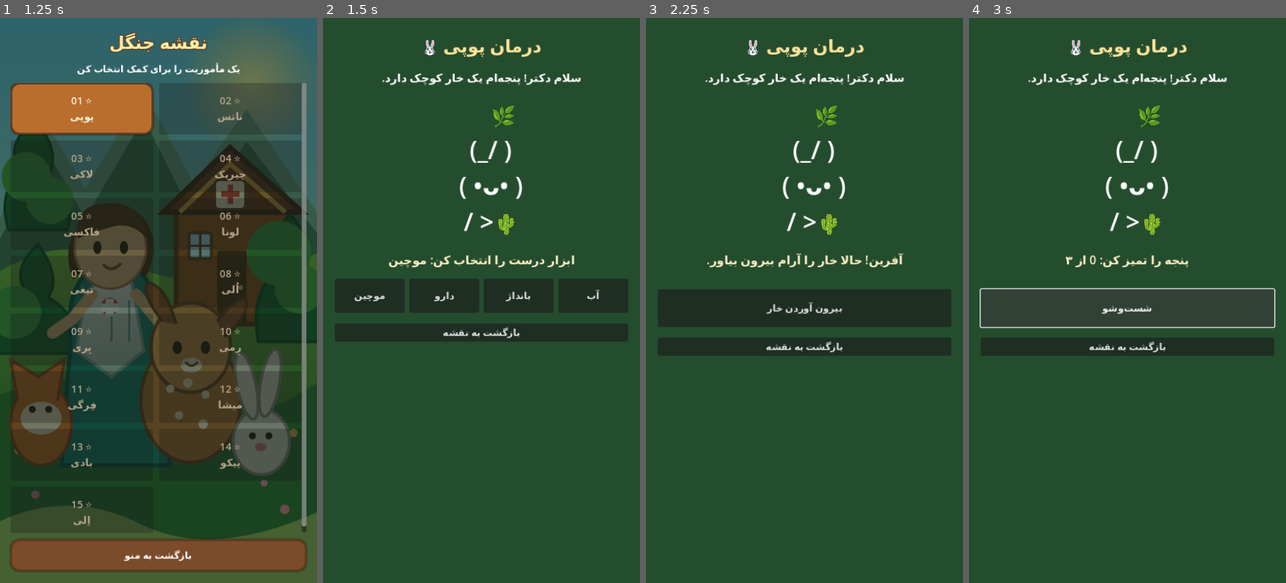
Above: before the commit, frames 1-4 (left to right).
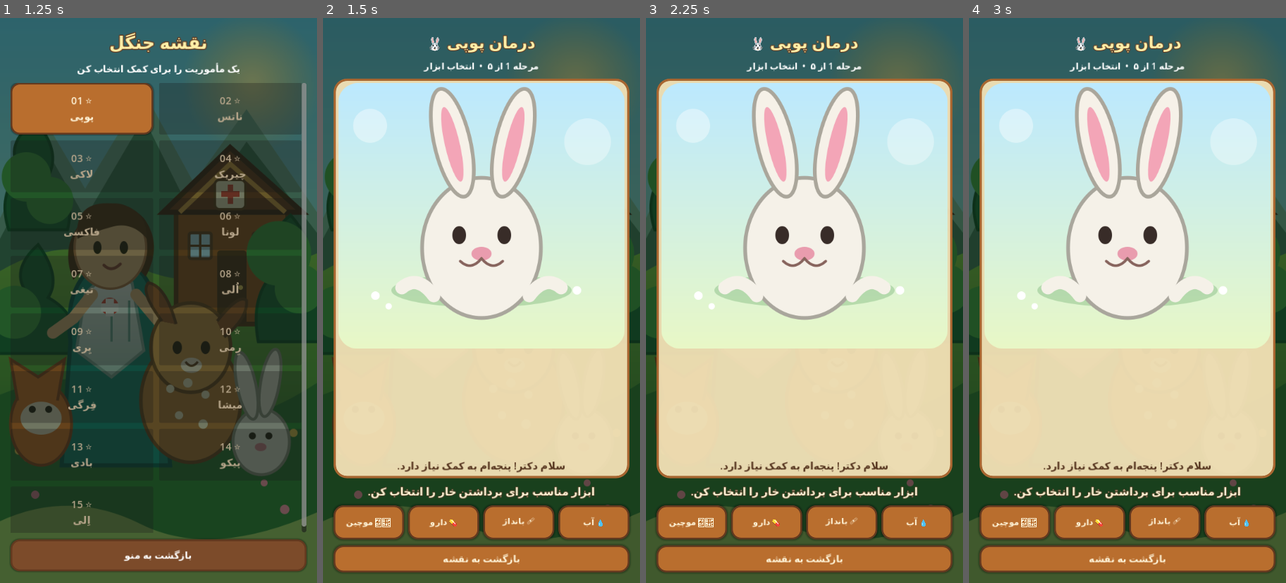
Above: after the commit, the same moments.

Repository: Javadmk1/Forest-Emergency-Vet
Game: Godot game, scene res://scenes/main_menu.tscn
The game is run twice, just before and just after one commit, with the same random seed, the same clock (stepped at 60 frames per second) and the same inputs.
Inputs (mouse positions are in pixels of both pictures, inside the frame that each line leads up to):
- Up to frame 1 (1.25 s): click "شروع بازی" at 0.5 s
- Up to frame 2 (1.5 s): click "⭐ 01 پوپی" at 1.25 s
- Up to frame 3 (2.25 s): click (693, 294) at 2 s, where only the run before the commit has a clickable "موچین"
- Up to frame 4 (3 s): click (1127, 306) at 2.75 s, where only the run before the commit has a clickable "بیرون آوردن خار"

Frame 1 is identical in both runs. In frame 2, 91% of the frame differs, in the area x 0-100%, y 0-100%; in frame 3, 91%; in frame 4, 91%.

Commit message:
Replace emoji treatment placeholder with illustrated rabbit care screen

Diff:
--- a/scripts/treatment.gd
+++ b/scripts/treatment.gd
@@ -6,109 +6,174 @@
 var message_label: Label
 var action_button: Button
 var tool_row: HBoxContainer
+var progress_label: Label
+
+func _wood_style(color := "#b96e2e") -> StyleBoxFlat:
+    var s := StyleBoxFlat.new()
+    s.bg_color = Color(color)
+    s.border_color = Color("#63391f")
+    s.set_border_width_all(3)
+    s.set_corner_radius_all(16)
+    s.shadow_color = Color(0, 0, 0, 0.3)
+    s.shadow_size = 4
+    s.content_margin_left = 10
+    s.content_margin_right = 10
+    s.content_margin_top = 7
+    s.content_margin_bottom = 7
+    return s
+
+func _style_button(b: Button, size := 18) -> void:
+    b.add_theme_stylebox_override("normal", _wood_style())
+    b.add_theme_stylebox_override("hover", _wood_style("#d58a3e"))
+    b.add_theme_stylebox_override("pressed", _wood_style("#874a25"))
+    b.add_theme_color_override("font_color", Color("#fff4d8"))
+    b.add_theme_font_size_override("font_size", size)
 
 func _ready() -> void:
     _build_ui()
     _show_step()
 
 func _build_ui() -> void:
-    var bg := ColorRect.new()
-    bg.color = Color("#244d2e")
-    bg.set_anchors_and_offsets_preset(Control.PRESET_FULL_RECT)
-    add_child(bg)
+    var art := TextureRect.new()
+    art.texture = load("res://assets/forest_menu_bg.svg")
+    art.expand_mode = TextureRect.EXPAND_IGNORE_SIZE
+    art.stretch_mode = TextureRect.STRETCH_KEEP_ASPECT_COVERED
+    art.set_anchors_and_offsets_preset(Control.PRESET_FULL_RECT)
+    add_child(art)
+
+    var shade := ColorRect.new()
+    shade.color = Color(0.03, 0.1, 0.04, 0.62)
+    shade.set_anchors_and_offsets_preset(Control.PRESET_FULL_RECT)
+    add_child(shade)
 
     var margin := MarginContainer.new()
     margin.set_anchors_and_offsets_preset(Control.PRESET_FULL_RECT)
-    margin.add_theme_constant_override("margin_left", 20)
-    margin.add_theme_constant_override("margin_right", 20)
-    margin.add_theme_constant_override("margin_top", 26)
-    margin.add_theme_constant_override("margin_bottom", 26)
+    margin.add_theme_constant_override("margin_left", 18)
+    margin.add_theme_constant_override("margin_right", 18)
+    margin.add_theme_constant_override("margin_top", 22)
+    margin.add_theme_constant_override("margin_bottom", 18)
     add_child(margin)
 
     var layout := VBoxContainer.new()
-    layout.add_theme_constant_override("separation", 18)
+    layout.add_theme_constant_override("separation", 10)
     margin.add_child(layout)
 
     var title := Label.new()
     title.text = "درمان پوپی 🐰" if LanguageManager.is_persian() else "Poppy's Treatment 🐰"
     title.horizontal_alignment = HORIZONTAL_ALIGNMENT_CENTER
-    title.add_theme_font_size_override("font_size", 30)
-    title.add_theme_color_override("font_color", Color("#ffe39a"))
+    title.add_theme_font_size_override("font_size", 27)
+    title.add_theme_color_override("font_color", Color("#fff0a8"))
+    title.add_theme_color_override("font_outline_color", Color("#60371d"))
+    title.add_theme_constant_override("outline_size", 5)
     layout.add_child(title)
 
+    progress_label = Label.new()
+    progress_label.horizontal_alignment = HORIZONTAL_ALIGNMENT_CENTER
+    progress_label.add_theme_font_size_override("font_size", 15)
+    progress_label.add_theme_color_override("font_color", Color.WHITE)
+    layout.add_child(progress_label)
+
+    var animal_panel := PanelContainer.new()
+    var panel_style := StyleBoxFlat.new()
+    panel_style.bg_color = Color(0.96, 0.89, 0.72, 0.94)
+    panel_style.border_color = Color("#a76631")
+    panel_style.set_border_width_all(4)
+    panel_style.set_corner_radius_all(22)
+    panel_style.content_margin_left = 8
+    panel_style.content_margin_right = 8
+    panel_style.content_margin_top = 8
+    panel_style.content_margin_bottom = 8
+    animal_panel.add_theme_stylebox_override("panel", panel_style)
+    animal_panel.size_flags_vertical = Control.SIZE_EXPAND_FILL
+    layout.add_child(animal_panel)
+
+    var animal_column := VBoxContainer.new()
+    animal_column.add_theme_constant_override("separation", 4)
+    animal_panel.add_child(animal_column)
+
+    var rabbit := TextureRect.new()
+    rabbit.texture = load("res://assets/rabbit_patient.svg")
+    rabbit.expand_mode = TextureRect.EXPAND_IGNORE_SIZE
+    rabbit.stretch_mode = TextureRect.STRETCH_KEEP_ASPECT
+    rabbit.custom_minimum_size = Vector2(0, 250)
+    rabbit.size_flags_vertical = Control.SIZE_EXPAND_FILL
+    animal_column.add_child(rabbit)
+
     var animal := Label.new()
-    animal.text = "سلام دکتر! پنجه‌ام یک خار کوچک دارد." if LanguageManager.is_persian() else "Hello, doctor! I have a tiny thorn in my paw."
+    animal.text = "سلام دکتر! پنجه‌ام به کمک نیاز دارد." if LanguageManager.is_persian() else "Hello, doctor! My paw needs your help."
     animal.horizontal_alignment = HORIZONTAL_ALIGNMENT_CENTER
     animal.autowrap_mode = TextServer.AUTOWRAP_WORD_SMART
-    animal.add_theme_font_size_override("font_size", 19)
-    animal.add_theme_color_override("font_color", Color.WHITE)
-    layout.add_child(animal)
-
-    var illustration := Label.new()
-    illustration.text = "       🌿\n   (_/ )\n   ( •ᴗ• )\n   / >🌵"
-    illustration.horizontal_alignment = HORIZONTAL_ALIGNMENT_CENTER
-    illustration.add_theme_font_size_override("font_size", 42)
-    illustration.custom_minimum_size.y = 220
-    layout.add_child(illustration)
+    animal.add_theme_font_size_override("font_size", 17)
+    animal.add_theme_color_override("font_color", Color("#56351f"))
+    animal_column.add_child(animal)
 
     message_label = Label.new()
     message_label.horizontal_alignment = HORIZONTAL_ALIGNMENT_CENTER
     message_label.autowrap_mode = TextServer.AUTOWRAP_WORD_SMART
-    message_label.add_theme_font_size_override("font_size", 20)
-    message_label.add_theme_color_override("font_color", Color("#fff1c9"))
+    message_label.add_theme_font_size_override("font_size", 18)
+    message_label.add_theme_color_override("font_color", Color("#fff5d6"))
+    message_label.add_theme_color_override("font_outline_color", Color("#53321d"))
+    message_label.add_theme_constant_override("outline_size", 3)
     layout.add_child(message_label)
 
     tool_row = HBoxContainer.new()
-    tool_row.add_theme_constant_override("separation", 8)
+    tool_row.add_theme_constant_override("separation", 7)
     layout.add_child(tool_row)
 
     action_button = Button.new()
-    action_button.custom_minimum_size.y = 64
+    action_button.custom_minimum_size.y = 58
+    _style_button(action_button, 19)
     action_button.pressed.connect(_advance_step)
     layout.add_child(action_button)
 
     var back := Button.new()
-    back.text = "بازگشت به نقشه" if LanguageManager.is_persian() else "Back to map"
+    back.text = "بازگشت به نقشه" if LanguageManager.is_persian() else "Back to Map"
+    back.custom_minimum_size.y = 46
+    _style_button(back, 16)
     back.pressed.connect(func(): get_tree().change_scene_to_file("res://scenes/level_select.tscn"))
     layout.add_child(back)
 
 func _show_step() -> void:
     for child in tool_row.get_children():
         child.queue_free()
+    var fa := LanguageManager.is_persian()
+    var labels := ["انتخاب ابزار", "برداشتن خار", "شست‌وشو", "پانسمان", "پایان درمان"] if fa else ["Choose Tool", "Remove Thorn", "Clean Paw", "Bandage", "Treatment Complete"]
+    progress_label.text = "مرحله %d از ۵  •  %s" % [int(current_step) + 1, labels[int(current_step)]] if fa else "Step %d of 5  •  %s" % [int(current_step) + 1, labels[int(current_step)]]
     match current_step:
         Step.CHOOSE_TOOL:
-            message_label.text = "ابزار درست را انتخاب کن: موچین" if LanguageManager.is_persian() else "Choose the correct tool: tweezers"
-            for item in [["موچین","tweezers"],["دارو","medicine"],["بانداژ","bandage"],["آب","water"]]:
+            message_label.text = "ابزار مناسب برای برداشتن خار را انتخاب کن." if fa else "Choose the right tool to remove the thorn."
+            for item in [["🗜️ موچین","Tweezers","tweezers"],["💊 دارو","Medicine","medicine"],["🩹 بانداژ","Bandage","bandage"],["💧 آب","Water","water"]]:
                 var b := Button.new()
-                b.text = item[0] if LanguageManager.is_persian() else {"tweezers":"Tweezers","medicine":"Medicine","bandage":"Bandage","water":"Water"}[item[1]]
+                b.text = item[0] if fa else item[1]
                 b.custom_minimum_size = Vector2(0, 58)
                 b.size_flags_horizontal = Control.SIZE_EXPAND_FILL
-                b.pressed.connect(_choose_tool.bind(item[1]))
+                _style_button(b, 14)
+                b.pressed.connect(_choose_tool.bind(item[2]))
                 tool_row.add_child(b)
             action_button.visible = false
         Step.REMOVE_THORN:
-            message_label.text = "آفرین! حالا خار را آرام بیرون بیاور." if LanguageManager.is_persian() else "Great! Now gently remove the thorn."
-            action_button.text = "بیرون آوردن خار" if LanguageManager.is_persian() else "Remove thorn"
+            message_label.text = "آفرین! خار را با دقت و آرامی بردار." if fa else "Great! Carefully remove the thorn."
+            action_button.text = "برداشتن خار" if fa else "Remove Thorn"
             action_button.visible = true
         Step.WASH:
-            message_label.text = "پنجه را تمیز کن: %d از ۳" % wash_count if LanguageManager.is_persian() else "Clean the paw: %d of 3" % wash_count
-            action_button.text = "شست‌وشو" if LanguageManager.is_persian() else "Wash"
+            message_label.text = "پنجه را تمیز کن: %d از ۳" % wash_count if fa else "Clean the paw: %d of 3" % wash_count
+            action_button.text = "💧 شست‌وشو" if fa else "💧 Wash"
             action_button.visible = true
         Step.BANDAGE:
-            message_label.text = "حالا یک پانسمان نرم انجام بده." if LanguageManager.is_persian() else "Now apply a soft bandage."
-            action_button.text = "بستن پانسمان" if LanguageManager.is_persian() else "Apply bandage"
+            message_label.text = "حالا یک پانسمان نرم انجام بده." if fa else "Now apply a soft bandage."
+            action_button.text = "🩹 بستن پانسمان" if fa else "🩹 Apply Bandage"
             action_button.visible = true
         Step.COMPLETE:
-            message_label.text = "پوپی بهتر شد! تو یک پزشک مهربانی. +۲۰ سکه" if LanguageManager.is_persian() else "Poppy feels better! You are a kind vet. +20 coins"
-            action_button.text = "ادامه" if LanguageManager.is_persian() else "Continue"
+            message_label.text = "پوپی بهتر شد! تو یک دامپزشک مهربانی. +۲۰ سکه" if fa else "Poppy feels better! You are a kind vet. +20 coins"
+            action_button.text = "ادامه" if fa else "Continue"
             action_button.visible = true
 
 func _choose_tool(tool: String) -> void:
     if tool == "tweezers":
         current_step = Step.REMOVE_THORN
+        _show_step()
     else:
-        message_label.text = "یک بار دیگر فکر کن؛ کدام ابزار برای برداشتن خار است؟" if LanguageManager.is_persian() else "Try again: which tool removes a thorn?"
-    _show_step()
+        message_label.text = "یک بار دیگر فکر کن؛ کدام ابزار خار را برمی‌دارد؟" if LanguageManager.is_persian() else "Try again: which tool removes a thorn?"
 
 func _advance_step() -> void:
     match current_step:
@@ -126,7 +191,9 @@
             if not unlocked.has(2):
                 unlocked.append(2)
             SaveManager.data["progress"]["stars_per_level"]["1"] = 3
-            SaveManager.data["album"]["unlocked_animals"].append("rabbit")
+            var album: Array = SaveManager.data["album"]["unlocked_animals"]
+            if not album.has("rabbit"):
+                album.append("rabbit")
             SaveManager.save_game()
             get_tree().change_scene_to_file("res://scenes/level_select.tscn")
     _show_step()
